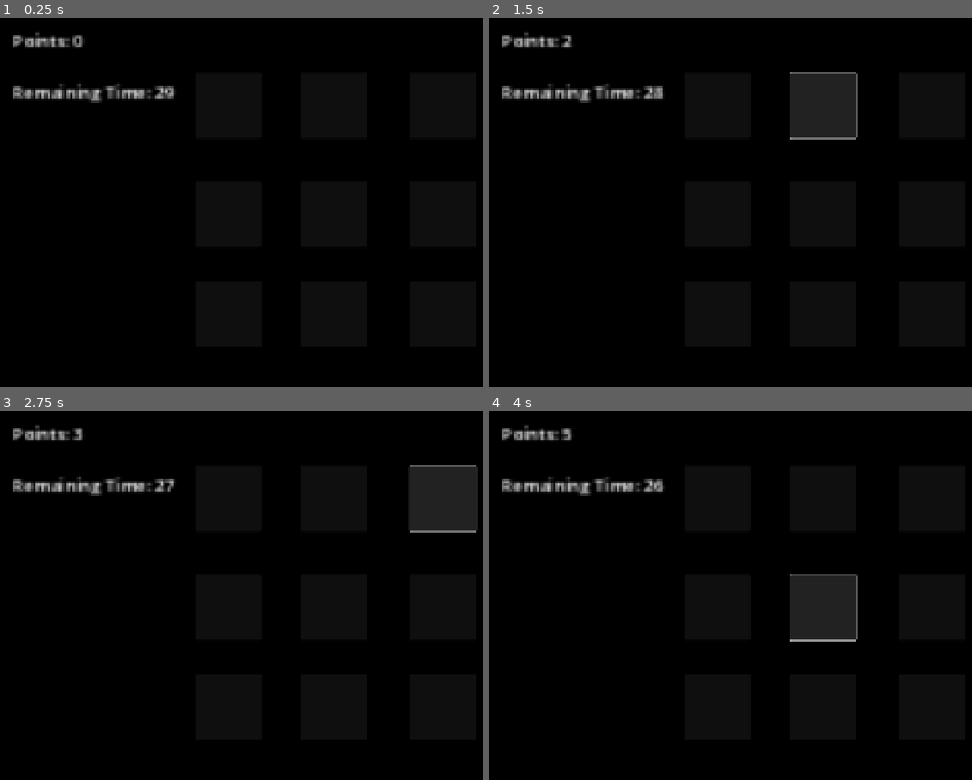
Above: before the commit, frames 1-4 (two rows, left to right).
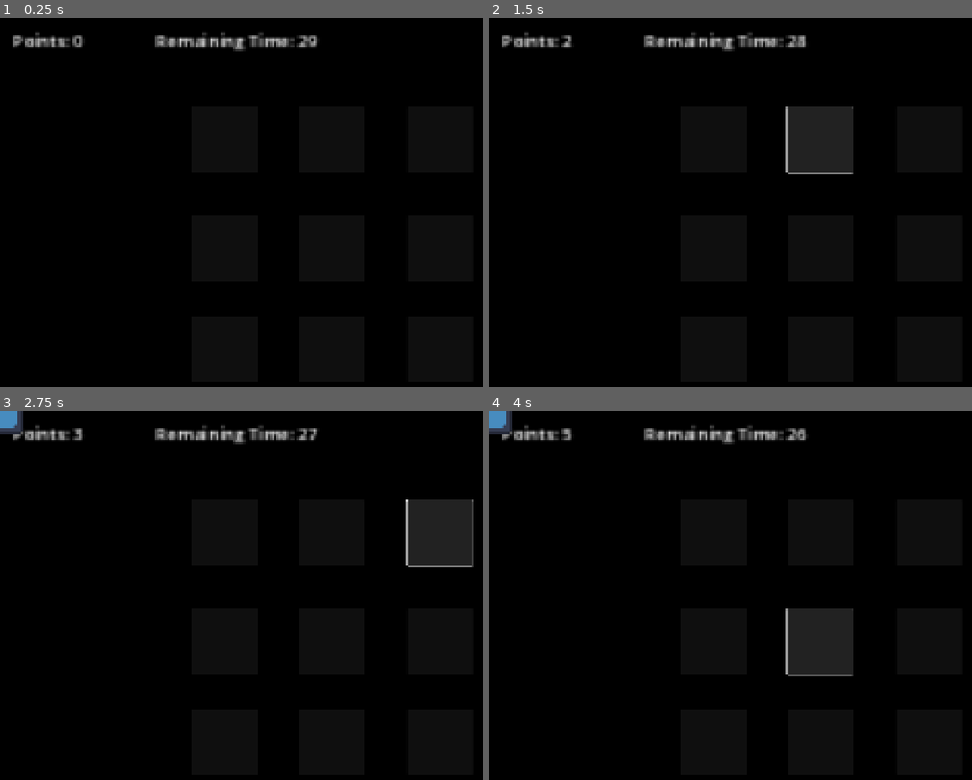
Above: after the commit, the same moments.

Repository: Jes-lan/bonkAHarvey
Game: Godot game, scene res://scenes/main_game.tscn
Two runs of this game, one before a commit and one after it. Both use one fixed random seed, a clock stepped at 60 frames per second and the inputs below. This scene is started directly instead of the project's main scene. The engine's default icon, where the game draws it, is replaced by a stand-in: a white triangle on a blue panel in a dark square.
Inputs (mouse positions are in pixels of both pictures, inside the frame that each line leads up to; where the layout moved, square brackets give the same spot in the first picture):
- Up to frame 1 (0.25 s): no input
- Up to frame 2 (1.5 s): click (716, 139) [716, 106] at 0.5 s; click (822, 139) [822, 106] at 1.25 s
- Up to frame 3 (2.75 s): click (439, 532) [444, 499] at 2 s
- Up to frame 4 (4 s): click (716, 639) [716, 606] at 2.75 s; click (822, 639) [822, 606] at 3.5 s

The runs differ from the first frame. In frame 1, 1.9% of the frame differs, in the area x 2-66%, y 3-24%; in frame 2, 4.7%; in frame 3, 5.0%; in frame 4, 5.0%, in the area x 0-77%, y 0-72%.

Commit message:
Refactor main game scene and script for button layout adjustments and timer integration

Diff:
--- a/scenes/main_game.tscn
+++ b/scenes/main_game.tscn
@@ -37,66 +37,66 @@
 
 [node name="Button" type="Button" parent="."]
 layout_mode = 0
-offset_left = 544.0
-offset_top = 152.0
-offset_right = 728.0
-offset_bottom = 336.0
+offset_left = 536.0
+offset_top = 248.0
+offset_right = 720.0
+offset_bottom = 432.0
 
 [node name="Button2" type="Button" parent="."]
 layout_mode = 0
-offset_left = 840.0
-offset_top = 152.0
-offset_right = 1024.0
-offset_bottom = 336.0
+offset_left = 832.0
+offset_top = 248.0
+offset_right = 1016.0
+offset_bottom = 432.0
 
 [node name="Button3" type="Button" parent="."]
 layout_mode = 0
-offset_left = 1144.0
-offset_top = 152.0
-offset_right = 1328.0
-offset_bottom = 336.0
+offset_left = 1136.0
+offset_top = 248.0
+offset_right = 1320.0
+offset_bottom = 432.0
 
 [node name="Button4" type="Button" parent="."]
 layout_mode = 0
-offset_left = 544.0
-offset_top = 456.0
-offset_right = 728.0
-offset_bottom = 640.0
+offset_left = 536.0
+offset_top = 552.0
+offset_right = 720.0
+offset_bottom = 736.0
 
 [node name="Button5" type="Button" parent="."]
 layout_mode = 0
-offset_left = 840.0
-offset_top = 456.0
-offset_right = 1024.0
-offset_bottom = 640.0
+offset_left = 832.0
+offset_top = 552.0
+offset_right = 1016.0
+offset_bottom = 736.0
 
 [node name="Button6" type="Button" parent="."]
 layout_mode = 0
-offset_left = 1144.0
-offset_top = 456.0
-offset_right = 1328.0
-offset_bottom = 640.0
+offset_left = 1136.0
+offset_top = 552.0
+offset_right = 1320.0
+offset_bottom = 736.0
 
 [node name="Button7" type="Button" parent="."]
 layout_mode = 0
-offset_left = 544.0
-offset_top = 736.0
-offset_right = 728.0
-offset_bottom = 920.0
+offset_left = 536.0
+offset_top = 832.0
+offset_right = 720.0
+offset_bottom = 1016.0
 
 [node name="Button8" type="Button" parent="."]
 layout_mode = 0
-offset_left = 840.0
-offset_top = 736.0
-offset_right = 1024.0
-offset_bottom = 920.0
+offset_left = 832.0
+offset_top = 832.0
+offset_right = 1016.0
+offset_bottom = 1016.0
 
 [node name="Button9" type="Button" parent="."]
 layout_mode = 0
-offset_left = 1144.0
-offset_top = 736.0
-offset_right = 1328.0
-offset_bottom = 920.0
+offset_left = 1136.0
+offset_top = 832.0
+offset_right = 1320.0
+offset_bottom = 1016.0
 
 [node name="Points" type="RichTextLabel" parent="."]
 layout_mode = 0
@@ -109,16 +109,18 @@
 
 [node name="TimerSTR" type="RichTextLabel" parent="."]
 layout_mode = 0
-offset_left = 32.0
-offset_top = 168.0
-offset_right = 187.0
-offset_bottom = 208.0
+offset_left = 432.0
+offset_top = 24.0
+offset_right = 587.0
+offset_bottom = 64.0
 scale = Vector2(3, 3)
 script = SubResource("GDScript_72e8q")
 
 [node name="Timer" type="Timer" parent="."]
 wait_time = 30.0
 autostart = true
+
+[node name="timerForBonk" type="Timer" parent="."]
 
 [connection signal="pressed" from="Button" to="." method="_on_button_pressed"]
 [connection signal="pressed" from="Button2" to="." method="_on_button_2_pressed"]
@@ -129,3 +131,4 @@
 [connection signal="pressed" from="Button7" to="." method="_on_button_7_pressed"]
 [connection signal="pressed" from="Button8" to="." method="_on_button_8_pressed"]
 [connection signal="pressed" from="Button9" to="." method="_on_button_9_pressed"]
+[connection signal="timeout" from="timerForBonk" to="." method="_on_timer_for_bonk_timeout"]
--- a/scripts/maingame.gd
+++ b/scripts/maingame.gd
@@ -1,9 +1,14 @@
 extends Control
 
-# Called every frame. 'delta' is the elapsed time since the previous frame.
-func _process(delta: float) -> void:
-	pass
+var pointFlag : bool = false
+var harvey : Texture2D = preload("res://icon.svg")
+@onready var timer = $timerForBonk
 
+func _ready():
+	timer.start(2)
+
+func _process(delta):
+	print(timer.time_left)
 
 func _on_button_pressed() -> void:
 	Global.gPoints += 1
@@ -39,3 +44,9 @@
 
 func _on_button_9_pressed() -> void:
 	Global.gPoints += 1
+
+
+func _on_timer_for_bonk_timeout() -> void:
+	var sprite2d = Sprite2D.new()
+	add_child(sprite2d)
+	sprite2d.set_texture(harvey)
